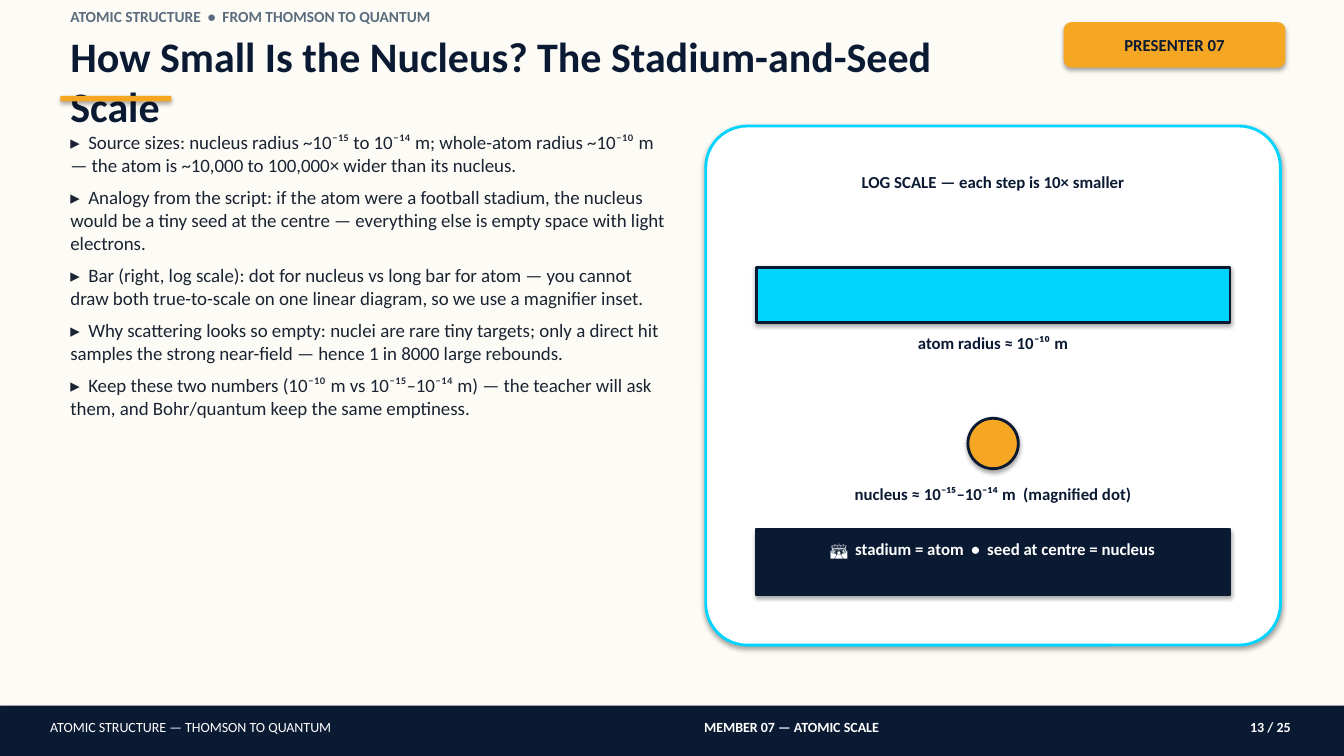
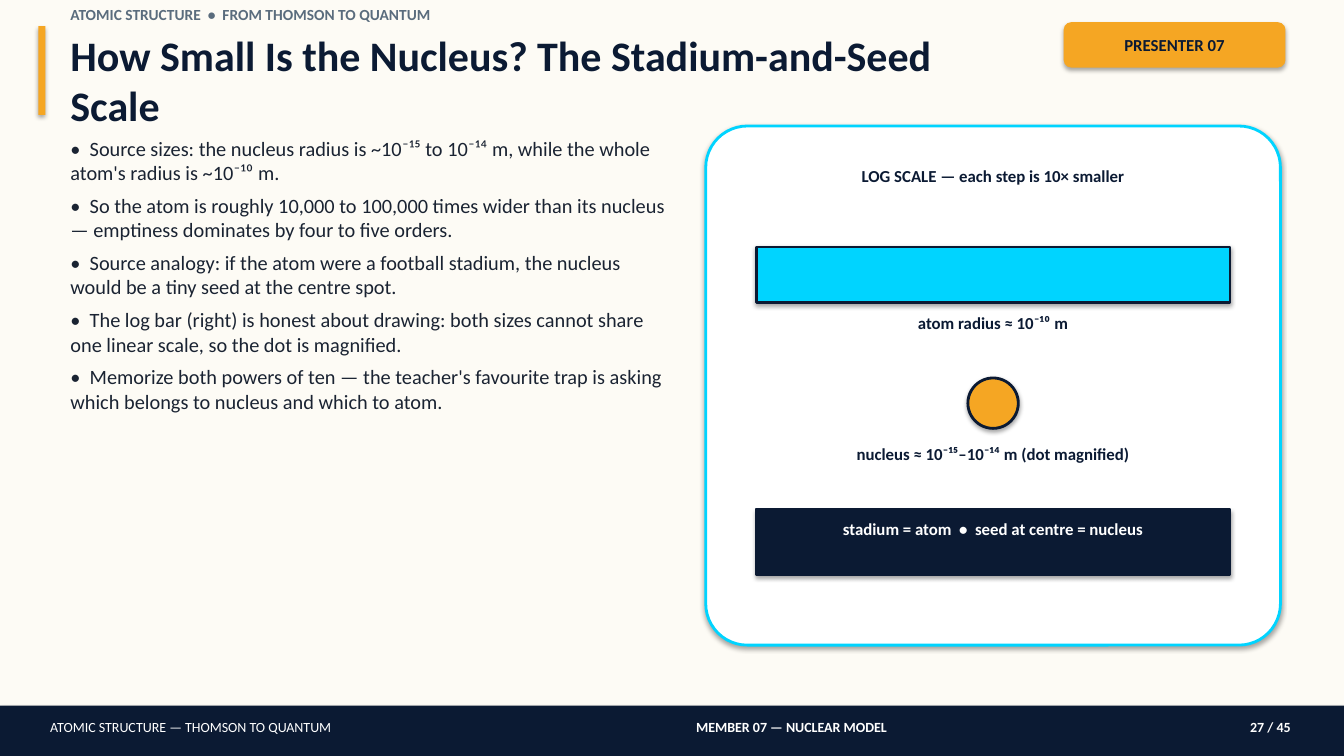
Before and after one commit to amithsharma91/big-boss-command-center, a slide deck: slide 27 of atomic-structure-presentation/Atomic_Structure_Detailed_Presentation.pptx (slide 13 before the commit). Drawn at 1344x756 pixels with LibreOffice and Linux fonts; fonts in the diff are those of the drawing. Boxes give left, top, right and bottom in pixels: in the first picture for what was removed or moved away, otherwise in the second. Text is boxed around its words. In the diff, an @@ line names an element or a change of style, - is before the commit and + after.

Commit message:
Rebuild atomic structure presentation: 45 slides, genuine render, coverage matrix

```diff
--- a/atomic-structure-presentation/Atomic_Structure_Detailed_Presentation.pptx
+++ b/atomic-structure-presentation/Atomic_Structure_Detailed_Presentation.pptx
@@ rectangle added at bbox=[38, 26, 45, 115], fill #F5A623 @@
@@ text "How Small Is the Nucleus? ..." rewrapped from bbox=[70, 42, 931, 73] to bbox=[70, 41, 931, 122] @@
@@ rectangle removed at bbox=[60, 96, 171, 102] @@
@@ text at bbox=[70, 140, 664, 413]: text changed; size 13.5 to 14.5 pt @@
-▸ Source sizes: nucleus radius ~10⁻¹⁵ to 10⁻¹⁴ m; whole-atom radius ~10⁻¹⁰ m — the atom is ~10,000 to 100,000× wider than its nucleus.
-▸ Analogy from the script: if the atom were a football stadium, the nucleus would be a tiny seed at the centre — everything else is empty space with light electrons.
-▸ Bar (right, log scale): dot for nucleus vs long bar for atom — you cannot draw both true-to-scale on one linear diagram, so we use a magnifier inset.
-▸ Why scattering looks so empty: nuclei are rare tiny targets; only a direct hit samples the strong near-field — hence 1 in 8000 large rebounds.
-▸ Keep these two numbers (10⁻¹⁰ m vs 10⁻¹⁵–10⁻¹⁴ m) — the teacher will ask them, and Bohr/quantum keep the same emptiness.
+• Source sizes: the nucleus radius is ~10⁻¹⁵ to 10⁻¹⁴ m, while the whole atom's radius is ~10⁻¹⁰ m.
+• So the atom is roughly 10,000 to 100,000 times wider than its nucleus — emptiness dominates by four to five orders.
+• Source analogy: if the atom were a football stadium, the nucleus would be a tiny seed at the centre spot.
+• The log bar (right) is honest about drawing: both sizes cannot share one linear scale, so the dot is magnified.
+• Memorize both powers of ten — the teacher's favourite trap is asking which belongs to nucleus and which to atom.
@@ text "LOG SCALE — each step ...": place and size @@
-text "LOG SCALE — each step ..." at bbox=[862, 176, 1124, 191]
+text "LOG SCALE — each step ..." at bbox=[862, 170, 1124, 185]
@@ rectangle: place and size @@
-rectangle at bbox=[756, 267, 1230, 323]
+rectangle at bbox=[756, 247, 1230, 302]
@@ text "atom radius ≈ 10⁻¹⁰ m": place and size @@
-text "atom radius ≈ 10⁻¹⁰ m" at bbox=[918, 336, 1068, 349]
+text "atom radius ≈ 10⁻¹⁰ m" at bbox=[918, 316, 1068, 329]
@@ ellipse: place and size @@
-ellipse at bbox=[968, 418, 1018, 469]
+ellipse at bbox=[968, 378, 1018, 429]
@@ text at bbox=[857, 447, 1129, 463]: text changed @@
-nucleus ≈ 10⁻¹⁵–10⁻¹⁴ m (magnified dot)
+nucleus ≈ 10⁻¹⁵–10⁻¹⁴ m (dot magnified)
@@ rectangle: place and size @@
-rectangle at bbox=[756, 529, 1230, 595]
+rectangle at bbox=[756, 509, 1230, 575]
@@ text at bbox=[843, 523, 1142, 535]: text changed @@
-🏟 stadium = atom • seed at centre = nucleus
+stadium = atom • seed at centre = nucleus
@@ text at bbox=[696, 723, 887, 732]: text changed @@
-MEMBER 07 — ATOMIC SCALE
+MEMBER 07 — NUCLEAR MODEL
@@ text at bbox=[1250, 723, 1291, 732]: text changed @@
-13 / 25
+27 / 45
```
Also in this commit, not shown: 21 other slides changed, 23 slides added, 3 slides removed, 6 other files.
